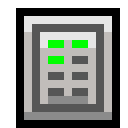
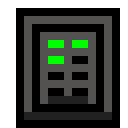
Layer changes from the first 128px x 128px image to the second:
painted on "icon" over [24, 16, 112, 120]
